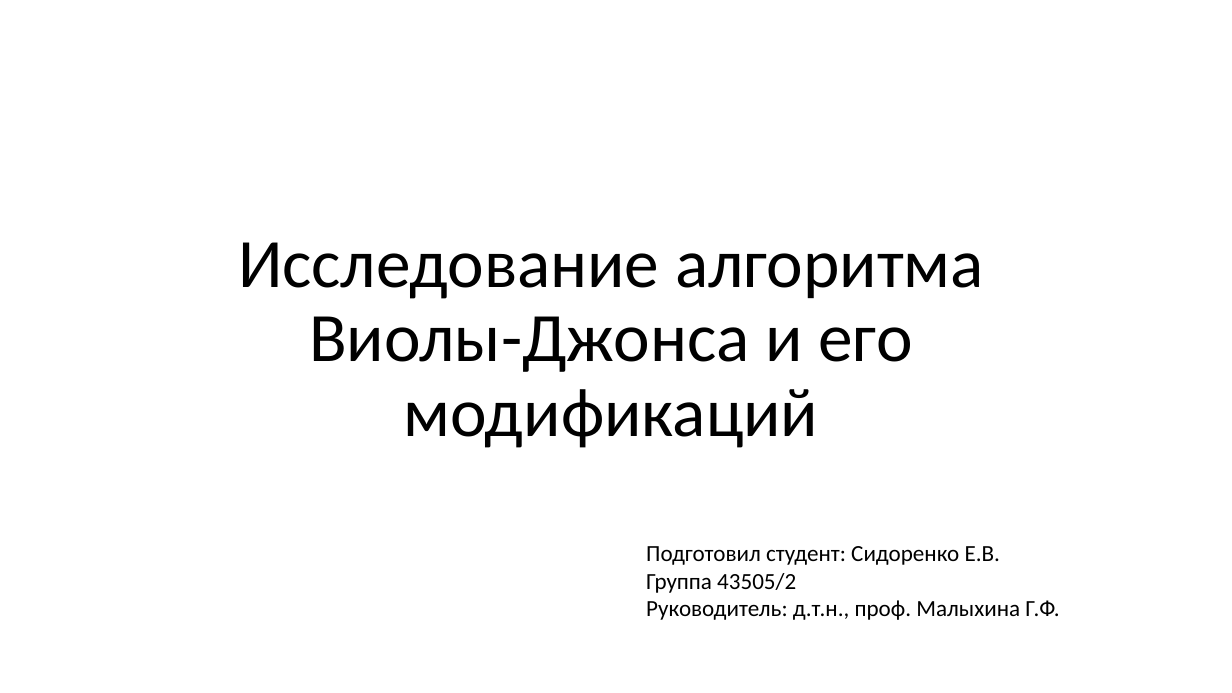
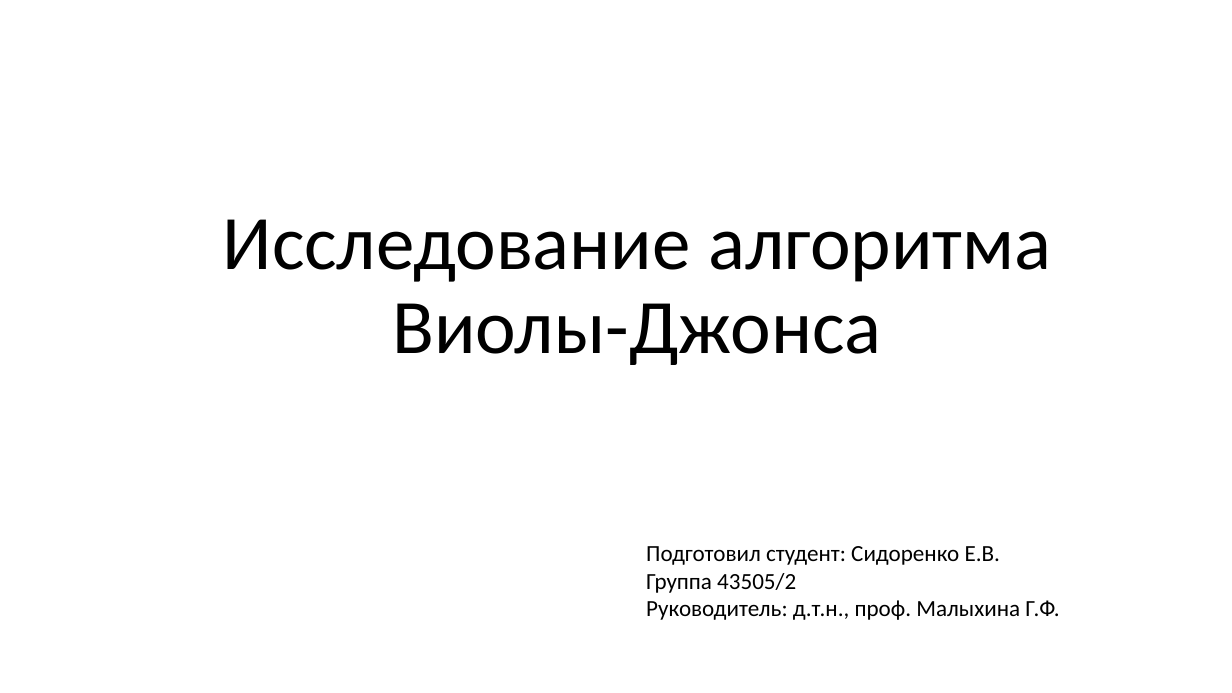
Before and after one commit to MYIIIKET/Diplom, a slide deck: slide 1 of Main/Презентация.pptx. Drawn at 1232x693 pixels with LibreOffice and Linux fonts; fonts in the diff are those of the drawing. Boxes give left, top, right and bottom in pixels: in the first picture for what was removed or moved away, otherwise in the second. Text is boxed around its words. In the diff, an @@ line names an element or a change of style, - is before the commit and + after.

```diff
--- a/Main/Презентация.pptx
+++ b/Main/Презентация.pptx
@@ title at [223, 219, 1051, 365]: text changed; size 54 to 60 pt @@
-Исследование алгоритма Виолы-Джонса и его модификаций
+Исследование алгоритма Виолы-Джонса
```
Also in this commit, not shown: 14 other slides changed, 8 slides added, 10 slides removed, 5 other files.
